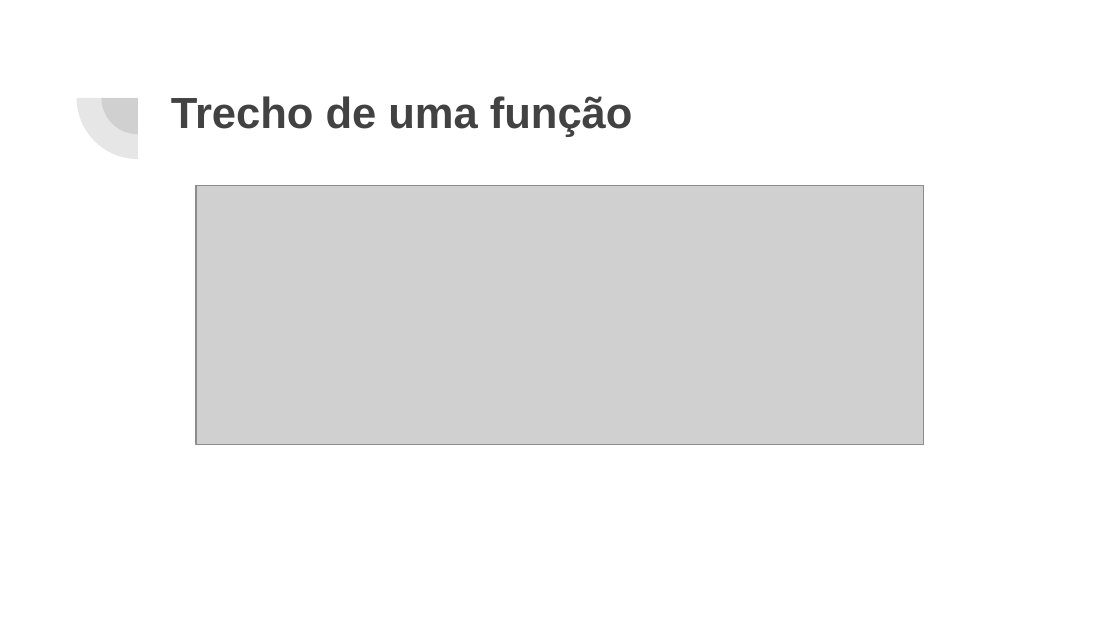
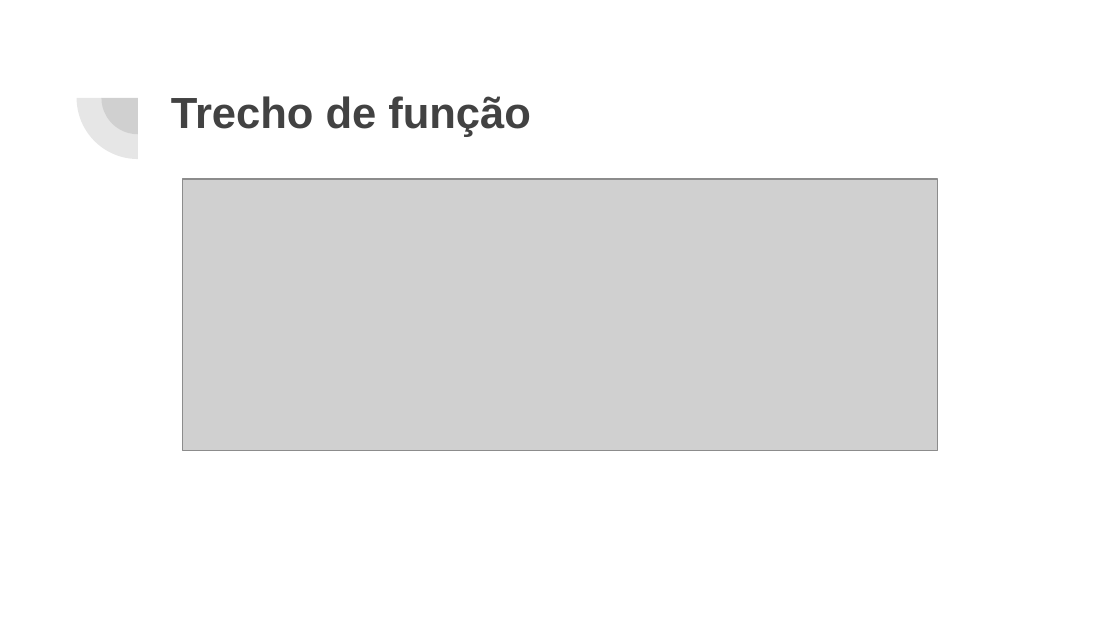
Before and after one commit to ronydesena/WhatsProg, a slide deck: slide 4 of WhatsProg.pptx. Drawn at 1120x630 pixels with LibreOffice and Linux fonts; fonts in the diff are those of the drawing; grey boxes stand for pictures. Boxes give left, top, right and bottom in pixels: in the first picture for what was removed or moved away, otherwise in the second. Text is boxed around its words. In the diff, an @@ line names an element or a change of style, - is before the commit and + after.

```diff
--- a/WhatsProg.pptx
+++ b/WhatsProg.pptx
@@ title at bbox=[171, 96, 531, 137]: text changed @@
-Trecho de uma função
+Trecho de função
@@ picture: place and size @@
-picture at bbox=[196, 186, 924, 445]
+picture at bbox=[183, 179, 937, 451]
```
Also in this commit, not shown: 1 slide added, 36 other files.
